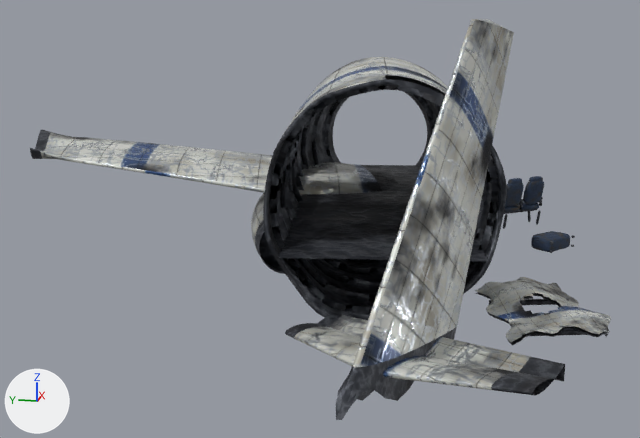
Renders of the glTF model assets/models/plane_wreckage_flight404.glb from each side of a commit.
The view is the same before and after, from a 50 mm lens placed at (-15.55, -2.0, 4.62), pointed at (-1.62, 0.79, 1.14). Arrows for +X, +Y and +Z are at lower left; the lights stay in place. The picture after the commit comes second. Where no turn or scale is listed for an object, it has been applied to the vertices.

Names of what the first picture shows: 'plane_fuselage', 'plane_panel_debris', 'plane_seat', 'plane_suitcase', 'plane_tail_fin', 'plane_wing'.
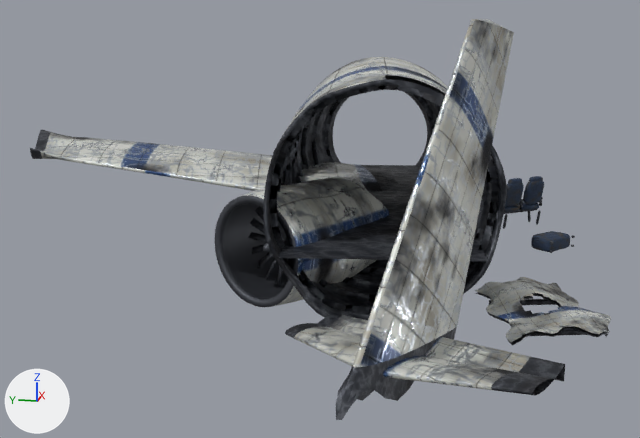
The newer file is also turned or shifted as a whole; pictures and numbers use the older file's frame.

Location of each change, [x1, y1, x2, y2] in pixels of the pictures (640 x 438 px):
'plane_engine.001', added
    after: [214, 177, 389, 307]
    faces in mat_m_planehull_white: [239, 177, 389, 306]
    faces in mat_m_planealloy_struct: [214, 195, 298, 307]

Edits to the bpy script that builds the scene:
```text
Add me_plane_engine_002:
    me_plane_engine_002.from_pydata(...)  # 1076 vertices, 2012 faces; spans x -1.47..1.52, y -1.3..1.34, z -0.08..1.8
    # faces by material slot: [832, 1180]
    me_plane_engine_002.materials.append(mat_m_planehull_white)
    me_plane_engine_002.materials.append(mat_m_planealloy_struct)
Add ob_plane_engine_001:
    ob_plane_engine_001 = bpy.data.objects.new('plane_engine.001', me_plane_engine_002)
    ob_plane_engine_001.location = (-1.8, 1.0, 0.0)
```
